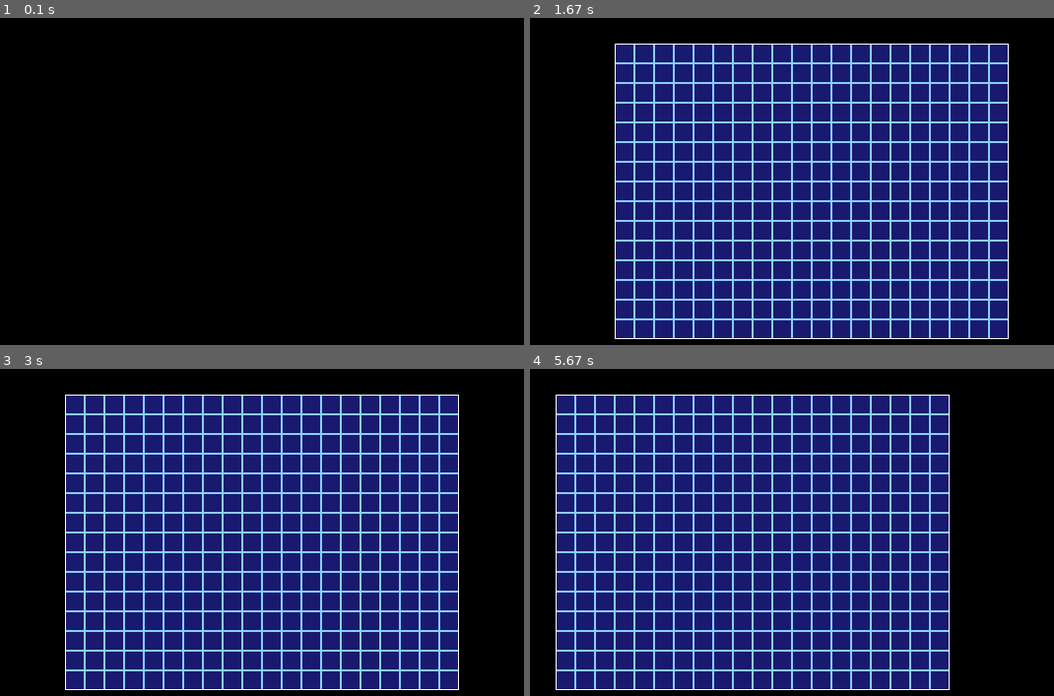
Above: before the commit, frames 1-4 (two rows, left to right).
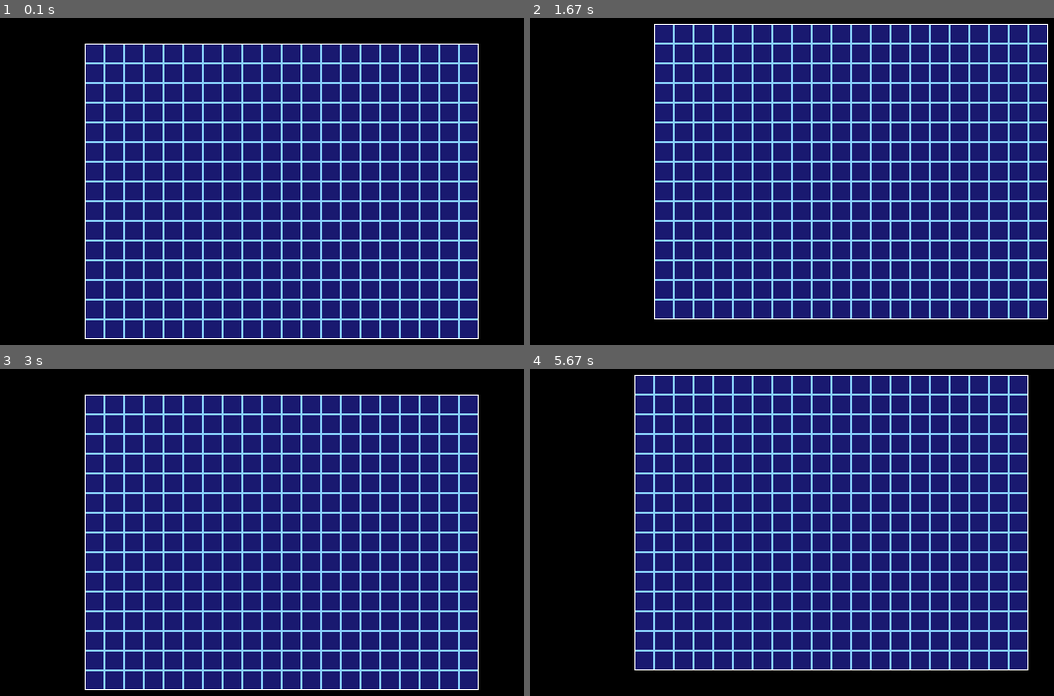
Above: after the commit, the same moments.

Repository: vgonisanz/pdga
Game: pygame game, started from pdga/samples/03_cell.py
Two runs of this game, one before a commit and one after it. Both use one fixed random seed, a clock stepped at 60 frames per second and the inputs below.
Inputs:
- Up to frame 1 (0.1 s): no input
- Up to frame 2 (1.67 s): hold Right 0.33-0.8 s; hold Up 0.83-1.13 s; hold Right 1.17-1.63 s
- Up to frame 3 (3 s): hold Left 1.67-2.2 s; hold Down 2.23-2.53 s; hold Left 2.57-2.97 s
- Up to frame 4 (5.67 s): hold Up 3-3.37 s; hold Right 3.4-4.03 s; hold Down 4.07-4.43 s; hold Left 4.47-4.93 s; hold Right 4.97-5.43 s; hold Up from 5.47 s (still down)

The runs differ from the first frame. In frame 1, 68% of the frame differs, in the area x 16-92%, y 7-99%; in frame 2, 22%; in frame 3, 7.1%; in frame 4, 35%.

Commit message:
cell: Added 2 axis movement

Diff:
--- a/pdga/engine/objects.py
+++ b/pdga/engine/objects.py
@@ -16,3 +16,12 @@
 
     def move_left(self, amount=1):
         self.rect = self.rect.move(-amount, 0)
+
+    def move_right(self, amount=1):
+        self.rect = self.rect.move(amount, 0)
+
+    def move_up(self, amount=1):
+        self.rect = self.rect.move(0, -amount)
+
+    def move_down(self, amount=1):
+        self.rect = self.rect.move(0, amount)
--- a/pdga/samples/03_cell.py
+++ b/pdga/samples/03_cell.py
@@ -30,18 +30,18 @@
             cell.move_left(grid_size)
         if event.key == (pygame.K_RIGHT or pygame.K_d):
             print("move_right")
-            #cell.move_left()
+            cell.move_right(grid_size)
         if event.key == (pygame.K_UP or pygame.K_w):
             print("move_up")
-            #cell.move_left()
+            cell.move_up(grid_size)
         if event.key == (pygame.K_DOWN or pygame.K_s):
             print("move_down")
-            #cell.move_left()
+            cell.move_down(grid_size)
 
 def draw():
     engine.draw_cell(cell)
     print(cell.rect)
-    time.sleep(0.5)
+    time.sleep(0.01)
 
 if __name__ == "__main__":
     print(f"Initializing engine with {wwidth}, {wheight}")
